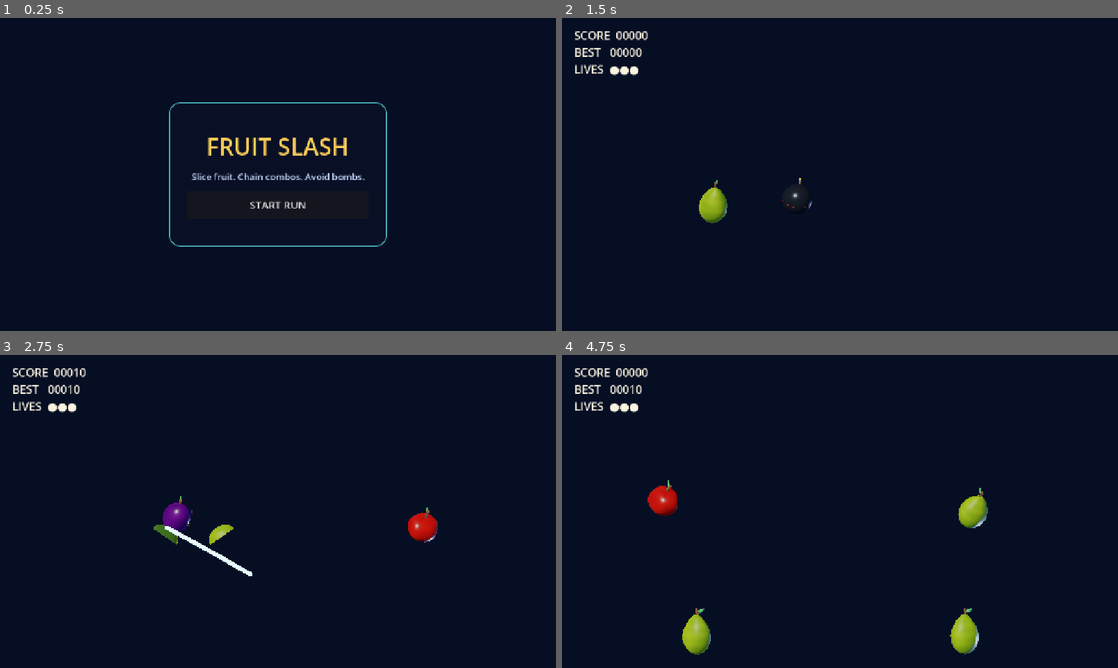
Above: before the commit, frames 1-4 (two rows, left to right).
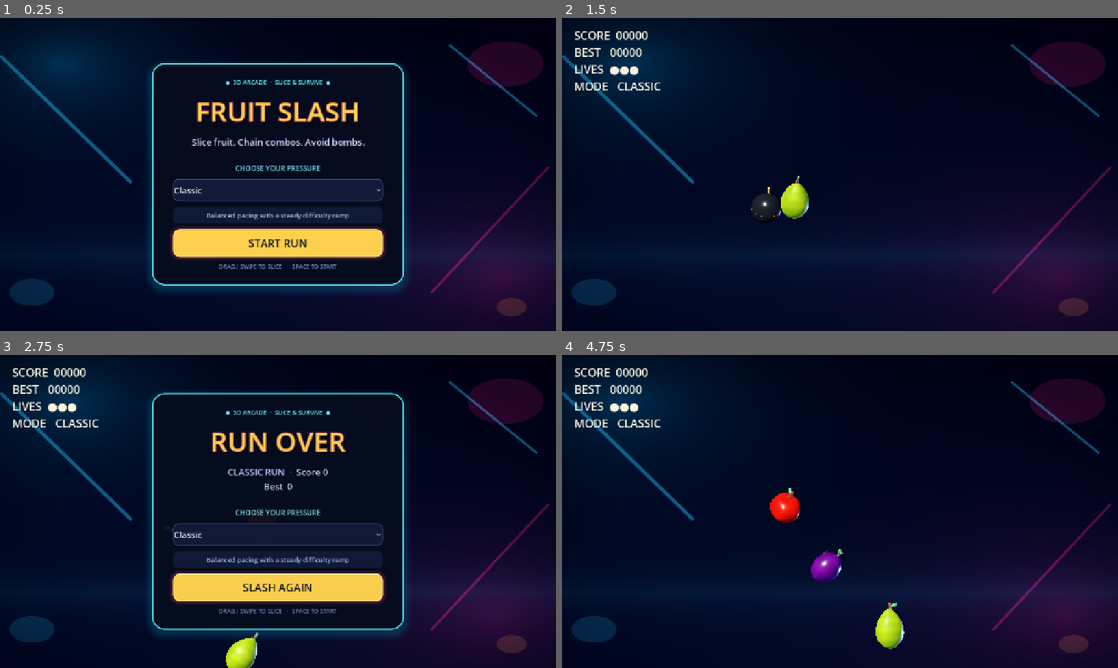
Above: after the commit, the same moments.

Repository: yellowHatpro/fruit-slice
Game: Godot game, scene res://scenes/game/main.tscn
The game is run twice, just before and just after one commit, with the same random seed, the same clock (stepped at 60 frames per second) and the same inputs.
Inputs (mouse positions are in pixels of both pictures, inside the frame that each line leads up to):
- Up to frame 1 (0.25 s): no input
- Up to frame 2 (1.5 s): click "START RUN" at 0.5 s; tap Enter at 1.25 s; move the mouse to (962, 158) at 1.27 s; hold Space (start_game) from 1.28 s (still down); click (962, 158) at 1.42 s
- Up to frame 3 (2.75 s): release Space (start_game) at 2 s; drag from (166, 527) to (250, 574) at 2.02 s
- Up to frame 4 (4.75 s): click (840, 586) at 2.75 s, where only the run after the commit has a clickable "SLASH AGAIN"; click (840, 549) at 3.5 s, where only the run before the commit has a clickable "SLASH AGAIN"; move the mouse to (895, 442) at 4.27 s; hold Space (start_game) from 4.28 s (still down); click (895, 442) at 4.42 s

The runs differ from the first frame. In frame 1, 19% of the frame differs, in the area x 0-100%, y 7-96%; in frame 2, 8.8%; in frame 3, 18%; in frame 4, 11%.

Commit message:
Add difficulty modes and browser-ready arcade UI

Diff:
--- a/project.godot
+++ b/project.godot
@@ -1,30 +1,41 @@
 ; Engine configuration file.
-; Fruit Slash - original arcade prototype
+; It's best edited using the editor UI and not directly,
+; since the parameters that go here are not all obvious.
+;
+; Format:
+;   [section] ; section goes between []
+;   param=value ; assign values to parameters
 
 config_version=5
 
 [application]
+
 config/name="Fruit Slash"
 run/main_scene="res://scenes/game/main.tscn"
+config/features=PackedStringArray("4.7")
 
 [display]
+
 window/size/viewport_width=1280
 window/size/viewport_height=720
 window/size/window_width_override=1280
 window/size/window_height_override=720
 window/stretch/mode="canvas_items"
 
-[rendering]
-renderer/rendering_method="gl_compatibility"
-renderer/rendering_method.mobile="gl_compatibility"
-textures/default_filters/use_nearest_mipmap_filter=false
-environment/defaults/default_clear_color=Color(0.025, 0.035, 0.07, 1)
+[input]
 
-[input]
 start_game={
 "deadzone": 0.5,
-"events": [Object(InputEventKey,"physical_keycode":32,"unicode":32)]
+"events": [Object(InputEventKey,"resource_local_to_scene":false,"resource_name":"","device":16,"window_id":0,"alt_pressed":false,"shift_pressed":false,"ctrl_pressed":false,"meta_pressed":false,"pressed":false,"keycode":0,"physical_keycode":32,"key_label":0,"unicode":32,"location":0,"echo":false,"script":null)
+]
 }
 
 [layer_names]
+
 3d_physics/layer_1="Sliceable"
+
+[rendering]
+
+renderer/rendering_method="gl_compatibility"
+renderer/rendering_method.mobile="gl_compatibility"
+environment/defaults/default_clear_color=Color(0.025, 0.035, 0.07, 1)
--- a/scripts/gameplay/fruit_spawner.gd
+++ b/scripts/gameplay/fruit_spawner.gd
@@ -12,10 +12,10 @@
 	random.randomize()
 
 
-func begin(view_camera: Camera3D) -> void:
+func begin(view_camera: Camera3D, starting_difficulty: float = 1.0) -> void:
 	camera = view_camera
 	active = true
-	difficulty = 1.0
+	difficulty = starting_difficulty
 	spawn_clock = 0.35
 
 
@@ -24,7 +24,7 @@
 
 
 func set_difficulty(value: float) -> void:
-	difficulty = clampf(value, 1.0, 2.2)
+	difficulty = clampf(value, 0.78, 2.8)
 
 
 func clear_items() -> void:
@@ -38,17 +38,19 @@
 	spawn_clock -= delta
 	if spawn_clock <= 0.0:
 		_spawn_batch()
-		spawn_clock = random.randf_range(0.7, 1.15) / difficulty
+		spawn_clock = random.randf_range(0.72, 1.18) / difficulty
 
 
 func _spawn_batch() -> void:
 	var count := 1
-	if random.randf() < 0.2 + (difficulty - 1.0) * 0.35:
+	var batch_chance := clampf(0.2 + (difficulty - 1.0) * 0.38, 0.12, 0.68)
+	if random.randf() < batch_chance:
 		count = 2
-	if difficulty > 1.55 and random.randf() < 0.22:
+	var triple_chance := clampf((difficulty - 1.35) * 0.28, 0.0, 0.38)
+	if random.randf() < triple_chance:
 		count = 3
 	for index in count:
-		var bomb_chance := minf(0.08 + (difficulty - 1.0) * 0.07, 0.16)
+		var bomb_chance := clampf(0.08 + (difficulty - 1.0) * 0.075, 0.045, 0.19)
 		_spawn_item(Sliceable.Kind.BOMB if random.randf() < bomb_chance else Sliceable.Kind.FRUIT, index, count)
 
 
@@ -60,7 +62,7 @@
 	start_x = clampf(start_x, -5.3, 5.3)
 	item.position = Vector3(start_x, -4.6, random.randf_range(-0.35, 0.35))
 	var horizontal := random.randf_range(-1.8, 1.8) - start_x * 0.12
-	var upward := random.randf_range(8.5, 10.4) + difficulty * 0.3
+	var upward := random.randf_range(8.4, 10.2) + difficulty * 0.38
 	var fruit_style := random.randi_range(0, Sliceable.FRUIT_MODELS.size() - 1)
 	add_child(item)
 	item.configure(kind, fruit_style, Vector3(horizontal, upward, 0.0), camera)
--- a/scripts/gameplay/game_manager.gd
+++ b/scripts/gameplay/game_manager.gd
@@ -5,8 +5,15 @@
 signal state_changed(state: State)
 
 enum State { START, PLAYING, GAME_OVER }
+enum Difficulty { BREEZY, CLASSIC, FRENZY }
+
+const DIFFICULTY_NAMES: Array[String] = ["BREEZY", "CLASSIC", "FRENZY"]
+const BASE_PRESSURE: Array[float] = [0.82, 1.0, 1.28]
+const RAMP_SECONDS: Array[float] = [105.0, 75.0, 52.0]
+const MAX_RAMP: Array[float] = [0.78, 1.2, 1.5]
 
 var state := State.START
+var selected_difficulty := Difficulty.CLASSIC
 var score := 0
 var lives := 3
 var combo := 0
@@ -14,7 +21,8 @@
 var elapsed := 0.0
 var last_slice_time := -10.0
 
-func start_run() -> void:
+func start_run(difficulty_level: int = Difficulty.CLASSIC) -> void:
+	selected_difficulty = clampi(difficulty_level, Difficulty.BREEZY, Difficulty.FRENZY)
 	state = State.PLAYING
 	score = 0
 	lives = 3
@@ -67,7 +75,13 @@
 
 
 func difficulty() -> float:
-	return 1.0 + minf(elapsed / 75.0, 1.2)
+	var base := BASE_PRESSURE[selected_difficulty]
+	var ramp := minf(elapsed / RAMP_SECONDS[selected_difficulty], MAX_RAMP[selected_difficulty])
+	return base + ramp
+
+
+func difficulty_name() -> String:
+	return DIFFICULTY_NAMES[selected_difficulty]
 
 
 func _emit_hud() -> void:
--- a/scripts/gameplay/main.gd
+++ b/scripts/gameplay/main.gd
@@ -8,8 +8,11 @@
 var hud_label: Label
 var combo_label: Label
 var title_panel: Control
+var menu_card: PanelContainer
 var title_label: Label
 var subtitle_label: Label
+var difficulty_picker: OptionButton
+var difficulty_hint: Label
 var action_button: Button
 
 func _ready() -> void:
@@ -31,6 +34,7 @@
 	camera.size = 10.2
 	camera.current = true
 	world.add_child(camera)
+	_build_background_plane(world)
 
 	var key_light := DirectionalLight3D.new()
 	key_light.rotation_degrees = Vector3(-25.0, -25.0, 0.0)
@@ -69,16 +73,61 @@
 	add_child(audio_manager)
 
 
+func _build_background_plane(world: Node3D) -> void:
+	var backdrop := MeshInstance3D.new()
+	backdrop.name = "ArcadeBackdrop"
+	var quad := QuadMesh.new()
+	quad.size = Vector2(20.0, 12.0)
+	backdrop.mesh = quad
+	backdrop.position = Vector3(0.0, 0.0, -2.0)
+	var shader := Shader.new()
+	shader.code = """
+shader_type spatial;
+render_mode unshaded, cull_disabled;
+
+float line_segment(vec2 p, vec2 a, vec2 b, float width) {
+	vec2 pa = p - a;
+	vec2 ba = b - a;
+	float h = clamp(dot(pa, ba) / dot(ba, ba), 0.0, 1.0);
+	return 1.0 - smoothstep(width, width * 1.8, length(pa - ba * h));
+}
+
+void fragment() {
+	vec2 uv = UV;
+	float pulse = sin(TIME * 0.7) * 0.5 + 0.5;
+	float cyan_glow = exp(-8.0 * distance(uv, vec2(0.13 + pulse * 0.03, 0.2)));
+	float pink_glow = exp(-7.0 * distance(uv, vec2(0.88 - pulse * 0.025, 0.78)));
+	float horizon = exp(-18.0 * abs(uv.y - 0.72));
+	vec3 color = mix(vec3(0.012, 0.025, 0.075), vec3(0.025, 0.045, 0.13), uv.y);
+	color += vec3(0.02, 0.32, 0.42) * cyan_glow * 0.42;
+	color += vec3(0.48, 0.025, 0.24) * pink_glow * 0.32;
+	color += vec3(0.04, 0.22, 0.28) * horizon * 0.2;
+	float cyan_streaks = line_segment(uv, vec2(0.05,0.18), vec2(0.26,0.52),0.0025);
+	cyan_streaks += line_segment(uv, vec2(0.78,0.15), vec2(0.92,0.34),0.0018);
+	float pink_streak = line_segment(uv, vec2(0.75,0.82), vec2(0.94,0.48),0.0018);
+	float cyan_orb = 1.0 - smoothstep(0.035, 0.038, distance(uv,vec2(0.1,0.82)));
+	float pink_orb = 1.0 - smoothstep(0.06, 0.064, distance(uv,vec2(0.87,0.2)));
+	float gold_orb = 1.0 - smoothstep(0.023, 0.026, distance(uv,vec2(0.88,0.86)));
+	color += vec3(0.12,0.7,0.85) * (cyan_streaks*0.3 + cyan_orb*0.13);
+	color += vec3(0.9,0.08,0.4) * (pink_streak*0.23 + pink_orb*0.13);
+	color += vec3(0.95,0.58,0.12) * gold_orb*0.12;
+	float vignette = smoothstep(0.85, 0.25, distance(uv, vec2(0.5)));
+	ALBEDO = color * (0.72 + vignette * 0.38);
+	EMISSION = ALBEDO;
+	ROUGHNESS = 1.0;
+}
+"""
+	var material := ShaderMaterial.new()
+	material.shader = shader
+	backdrop.material_override = material
+	world.add_child(backdrop)
+
+
 func _build_ui() -> void:
 	var canvas := CanvasLayer.new()
 	canvas.name = "UI"
+	canvas.layer = 1
 	add_child(canvas)
-
-	var backdrop := ColorRect.new()
-	backdrop.set_anchors_and_offsets_preset(Control.PRESET_FULL_RECT)
-	backdrop.color = Color(0.02, 0.04, 0.1, 0.22)
-	backdrop.mouse_filter = Control.MOUSE_FILTER_IGNORE
-	canvas.add_child(backdrop)
 
 	hud_label = Label.new()
 	hud_label.position = Vector2(28.0, 22.0)
@@ -112,41 +161,117 @@
 	title_panel = CenterContainer.new()
 	title_panel.set_anchors_and_offsets_preset(Control.PRESET_FULL_RECT)
 	canvas.add_child(title_panel)
-	var panel := PanelContainer.new()
-	panel.custom_minimum_size = Vector2(500.0, 330.0)
+	menu_card = PanelContainer.new()
+	menu_card.custom_minimum_size = Vector2(580.0, 500.0)
 	var style := StyleBoxFlat.new()
-	style.bg_color = Color(0.035, 0.065, 0.15, 0.94)
-	style.border_color = Color("5de0e6")
-	style.set_border_width_all(2)
-	style.set_corner_radius_all(22)
-	style.content_margin_left = 42.0
-	style.content_margin_right = 42.0
-	style.content_margin_top = 38.0
-	style.content_margin_bottom = 38.0
-	panel.add_theme_stylebox_override("panel", style)
-	title_panel.add_child(panel)
+	style.bg_color = Color(0.022, 0.04, 0.105, 0.97)
+	style.border_color = Color("53e4ee")
+	style.set_border_width_all(3)
+	style.set_corner_radius_all(28)
+	style.content_margin_left = 48.0
+	style.content_margin_right = 48.0
+	style.content_margin_top = 34.0
+	style.content_margin_bottom = 34.0
+	style.shadow_color = Color(0.0, 0.75, 0.9, 0.18)
+	style.shadow_size = 18
+	style.shadow_offset = Vector2(0.0, 8.0)
+	menu_card.add_theme_stylebox_override("panel", style)
+	title_panel.add_child(menu_card)
 	var stack := VBoxContainer.new()
 	stack.alignment = BoxContainer.ALIGNMENT_CENTER
-	stack.add_theme_constant_override("separation", 18)
-	panel.add_child(stack)
+	stack.add_theme_constant_override("separation", 13)
+	menu_card.add_child(stack)
+	var badge := Label.new()
+	badge.text = "◆  3D ARCADE  ·  SLICE & SURVIVE  ◆"
+	badge.horizontal_alignment = HORIZONTAL_ALIGNMENT_CENTER
+	badge.add_theme_font_size_override("font_size", 14)
+	badge.add_theme_color_override("font_color", Color("62e8ef"))
+	badge.add_theme_constant_override("outline_size", 4)
+	badge.add_theme_color_override("font_outline_color", Color(0.02, 0.3, 0.4, 0.35))
+	stack.add_child(badge)
 	title_label = Label.new()
 	title_label.horizontal_alignment = HORIZONTAL_ALIGNMENT_CENTER
-	title_label.add_theme_font_size_override("font_size", 54)
-	title_label.add_theme_color_override("font_color", Color("ffce57"))
+	title_label.add_theme_font_size_override("font_size", 62)
+	title_label.add_theme_color_override("font_color", Color("ffd34e"))
+	title_label.add_theme_constant_override("outline_size", 7)
+	title_label.add_theme_color_override("font_outline_color", Color("8c2e5e"))
+	title_label.add_theme_constant_override("shadow_offset_x", 4)
+	title_label.add_theme_constant_override("shadow_offset_y", 5)
+	title_label.add_theme_color_override("font_shadow_color", Color(0.0, 0.0, 0.0, 0.55))
 	stack.add_child(title_label)
 	subtitle_label = Label.new()
 	subtitle_label.horizontal_alignment = HORIZONTAL_ALIGNMENT_CENTER
 	subtitle_label.add_theme_font_size_override("font_size", 21)
 	subtitle_label.add_theme_color_override("font_color", Color("c9d9ff"))
 	stack.add_child(subtitle_label)
+	var separator := HSeparator.new()
+	separator.custom_minimum_size.y = 8.0
+	separator.add_theme_stylebox_override("separator", _flat_style(Color(0.23, 0.72, 0.82, 0.38), 1))
+	stack.add_child(separator)
+	var difficulty_label := Label.new()
+	difficulty_label.text = "CHOOSE YOUR PRESSURE"
+	difficulty_label.horizontal_alignment = HORIZONTAL_ALIGNMENT_CENTER
+	difficulty_label.add_theme_font_size_override("font_size", 16)
+	difficulty_label.add_theme_color_override("font_color", Color("79dce4"))
+	stack.add_child(difficulty_label)
+	difficulty_picker = OptionButton.new()
+	difficulty_picker.custom_minimum_size = Vector2(330.0, 52.0)
+	difficulty_picker.add_theme_font_size_override("font_size", 20)
+	difficulty_picker.add_theme_color_override("font_color", Color("f5f7ff"))
+	difficulty_picker.add_theme_color_override("font_hover_color", Color.WHITE)
+	difficulty_picker.add_theme_stylebox_override("normal", _flat_style(Color("121a38"), 12, Color("344778"), 2))
+	difficulty_picker.add_theme_stylebox_override("hover", _flat_style(Color("18264c"), 12, Color("52dfe8"), 2))
+	difficulty_picker.add_theme_stylebox_override("pressed", _flat_style(Color("1d2f5b"), 12, Color("ffd34e"), 2))
+	difficulty_picker.add_theme_stylebox_override("focus", _flat_style(Color("152345"), 12, Color("52dfe8"), 2))
+	difficulty_picker.add_item("Breezy", GameManager.Difficulty.BREEZY)
+	difficulty_picker.add_item("Classic", GameManager.Difficulty.CLASSIC)
+	difficulty_picker.add_item("Frenzy", GameManager.Difficulty.FRENZY)
+	difficulty_picker.select(GameManager.Difficulty.CLASSIC)
+	stack.add_child(difficulty_picker)
+	var hint_panel := PanelContainer.new()
+	hint_panel.custom_minimum_size = Vector2(410.0, 38.0)
+	hint_panel.add_theme_stylebox_override("panel", _flat_style(Color(0.08, 0.12, 0.25, 0.72), 12))
+	stack.add_child(hint_panel)
+	difficulty_hint = Label.new()
+	difficulty_hint.horizontal_alignment = HORIZONTAL_ALIGNMENT_CENTER
+	difficulty_hint.vertical_alignment = VERTICAL_ALIGNMENT_CENTER
+	difficulty_hint.add_theme_font_size_override("font_size", 15)
+	difficulty_hint.add_theme_color_override("font_color", Color("a8b9df"))
+	hint_panel.add_child(difficulty_hint)
+	_update_difficulty_hint(GameManager.Difficulty.CLASSIC)
 	action_button = Button.new()
 	action_button.custom_minimum_size = Vector2(280.0, 64.0)
-	action_button.add_theme_font_size_override("font_size", 24)
+	action_button.add_theme_font_size_override("font_size", 25)
+	action_button.add_theme_color_override("font_color", Color("11152b"))
+	action_button.add_theme_color_override("font_hover_color", Color("11152b"))
+	action_button.add_theme_color_override("font_pressed_color", Color("11152b"))
+	action_button.add_theme_stylebox_override("normal", _flat_style(Color("ffd34e"), 15, Color("fff1a0"), 2, Color(0.95, 0.25, 0.35, 0.32), 9))
+	action_button.add_theme_stylebox_override("hover", _flat_style(Color("ffec79"), 15, Color.WHITE, 3, Color(0.3, 0.9, 1.0, 0.36), 13))
+	action_button.add_theme_stylebox_override("pressed", _flat_style(Color("f5b936"), 15, Color("ffdf65"), 2))
+	action_button.add_theme_stylebox_override("focus", _flat_style(Color("ffdb55"), 15, Color("55e5ee"), 3))
 	stack.add_child(action_button)
+	var controls_hint := Label.new()
+	controls_hint.text = "DRAG / SWIPE TO SLICE   ·   SPACE TO START"
+	controls_hint.horizontal_alignment = HORIZONTAL_ALIGNMENT_CENTER
+	controls_hint.add_theme_font_size_override("font_size", 13)
+	controls_hint.add_theme_color_override("font_color", Color("7185b8"))
+	stack.add_child(controls_hint)
+
+
+func _flat_style(color: Color, radius: int, border_color := Color.TRANSPARENT, border_width := 0, shadow_color := Color.TRANSPARENT, shadow_size := 0) -> StyleBoxFlat:
+	var result := StyleBoxFlat.new()
+	result.bg_color = color
+	result.border_color = border_color
+	result.set_border_width_all(border_width)
+	result.set_corner_radius_all(radius)
+	result.shadow_color = shadow_color
+	result.shadow_size = shadow_size
+	return result
 
 
 func _connect_gameplay() -> void:
 	action_button.pressed.connect(_start_game)
+	difficulty_picker.item_selected.connect(_on_difficulty_selected)
 	game_manager.hud_changed.connect(_update_hud)
 	game_manager.state_changed.connect(_on_state_changed)
 	spawner.item_spawned.connect(_on_item_spawned)
@@ -165,8 +290,9 @@
 func _start_game() -> void:
 	spawner.clear_items()
 	slice_input.reset()
-	game_manager.start_run()
-	spawner.begin(camera)
+	var difficulty_level := difficulty_picker.get_item_id(difficulty_picker.selected)
+	game_manager.start_run(difficulty_level)
+	spawner.begin(camera, game_manager.difficulty())
 	slice_input.enabled = true
 	title_panel.visible = false
 
@@ -175,7 +301,7 @@
 	title_label.text = "FRUIT SLASH"
 	subtitle_label.text = "Slice fruit. Chain combos. Avoid bombs."
 	action_button.text = "START RUN"
-	title_panel.visible = true
+	_reveal_menu()
 	hud_label.text = ""
 	combo_label.text = ""
 
@@ -202,8 +328,29 @@
 
 
 func _update_hud(score: int, lives: int, combo: int, high_score: int) -> void:
-	hud_label.text = "SCORE  %05d\nBEST   %05d\nLIVES  %s" % [score, high_score, "●".repeat(maxi(lives, 0))]
+	hud_label.text = "SCORE  %05d\nBEST   %05d\nLIVES  %s\nMODE   %s" % [score, high_score, "●".repeat(maxi(lives, 0)), game_manager.difficulty_name()]
 	combo_label.text = "COMBO ×%d" % combo if combo >= 2 else ""
+
+
+func _on_difficulty_selected(index: int) -> void:
+	_update_difficulty_hint(difficulty_picker.get_item_id(index))
+
+
+func _update_difficulty_hint(level: int) -> void:
+	match level:
+		GameManager.Difficulty.BREEZY:
+			difficulty_hint.text = "Gentler pacing · fewer batches · fewer bombs"
+		GameManager.Difficulty.FRENZY:
+			difficulty_hint.text = "Rapid launches · larger batches · more bombs"
+		_:
+			difficulty_hint.text = "Balanced pacing with a steady difficulty ramp"
+
+
+func _reveal_menu() -> void:
+	title_panel.visible = true
+	title_panel.modulate.a = 0.0
+	var tween := create_tween()
+	tween.tween_property(title_panel, "modulate:a", 1.0, 0.28).set_trans(Tween.TRANS_QUAD).set_ease(Tween.EASE_OUT)
 
 
 func _on_state_changed(state: GameManager.State) -> void:
@@ -213,6 +360,6 @@
 	slice_input.enabled = false
 	await get_tree().create_timer(0.35).timeout
 	title_label.text = "RUN OVER"
-	subtitle_label.text = "Score  %d\nBest  %d" % [game_manager.score, game_manager.high_score]
+	subtitle_label.text = "%s RUN  ·  Score %d\nBest  %d" % [game_manager.difficulty_name(), game_manager.score, game_manager.high_score]
 	action_button.text = "SLASH AGAIN"
-	title_panel.visible = true
+	_reveal_menu()
--- a/scripts/tests/smoke_test.gd
+++ b/scripts/tests/smoke_test.gd
@@ -20,6 +20,16 @@
 	manager.start_run()
 	_check(manager.state == GameManager.State.PLAYING, "run enters playing state")
 	_check(manager.score == 0 and manager.lives == 3, "run resets score and lives")
+	manager.start_run(GameManager.Difficulty.BREEZY)
+	var breezy_pressure := manager.difficulty()
+	manager.start_run(GameManager.Difficulty.FRENZY)
+	var frenzy_pressure := manager.difficulty()
+	_check(breezy_pressure < frenzy_pressure, "difficulty presets increase starting spawn pressure")
+	manager.start_run(GameManager.Difficulty.CLASSIC)
+	var opening_pressure := manager.difficulty()
+	manager.elapsed = 75.0
+	_check(manager.difficulty() > opening_pressure, "spawn pressure ramps during a run")
+	manager.elapsed = 0.0
 	manager.record_slice(10)
 	manager.record_slice(10)
 	manager.record_slice(10)
Not shown, changed: assets/models/apple_apple_skin.png.import
Not shown, changed: assets/models/apple_half_apple_skin.png.import
Not shown, changed: assets/models/orange_half_orange_skin.png.import
Not shown, changed: assets/models/orange_orange_skin.png.import
Not shown, changed: assets/models/pear_half_pear_skin.png.import
Not shown, changed: assets/models/pear_pear_skin.png.import
Not shown, changed: assets/models/plum_half_plum_skin.png.import
Not shown, changed: assets/models/plum_plum_skin.png.import
Not shown, added: export_presets.cfg
Not shown, changed: README.md
